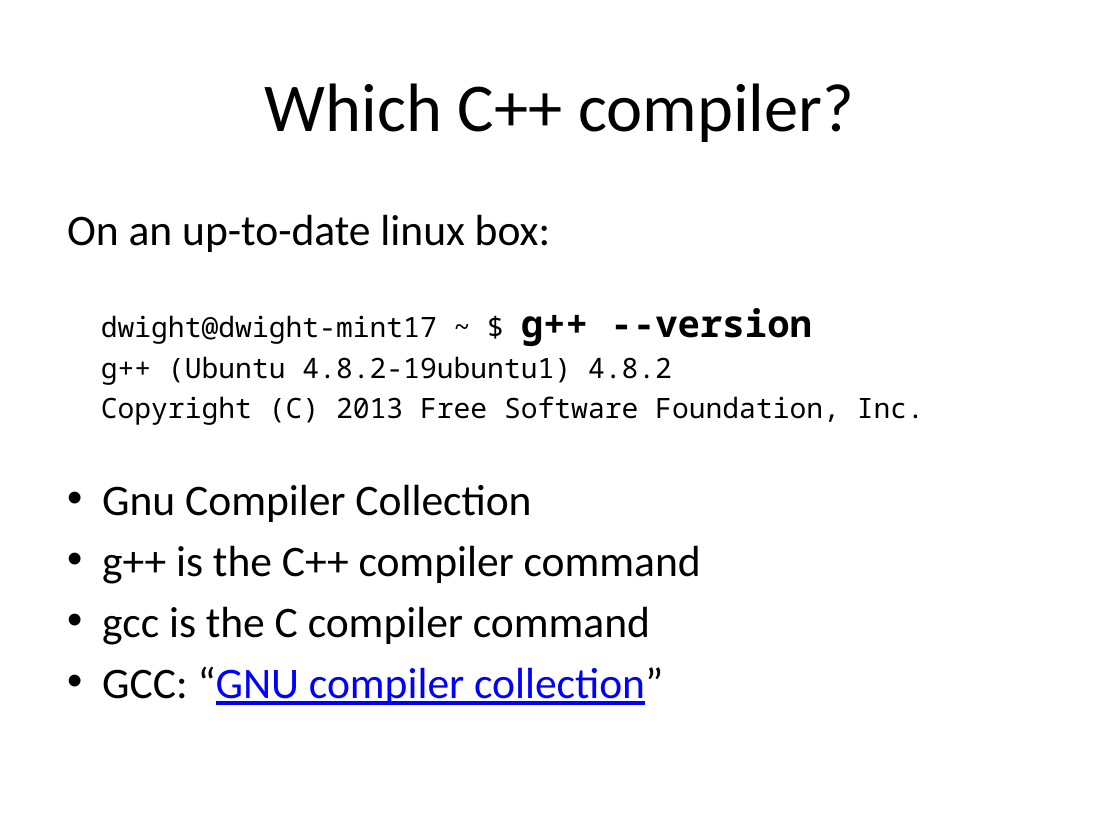
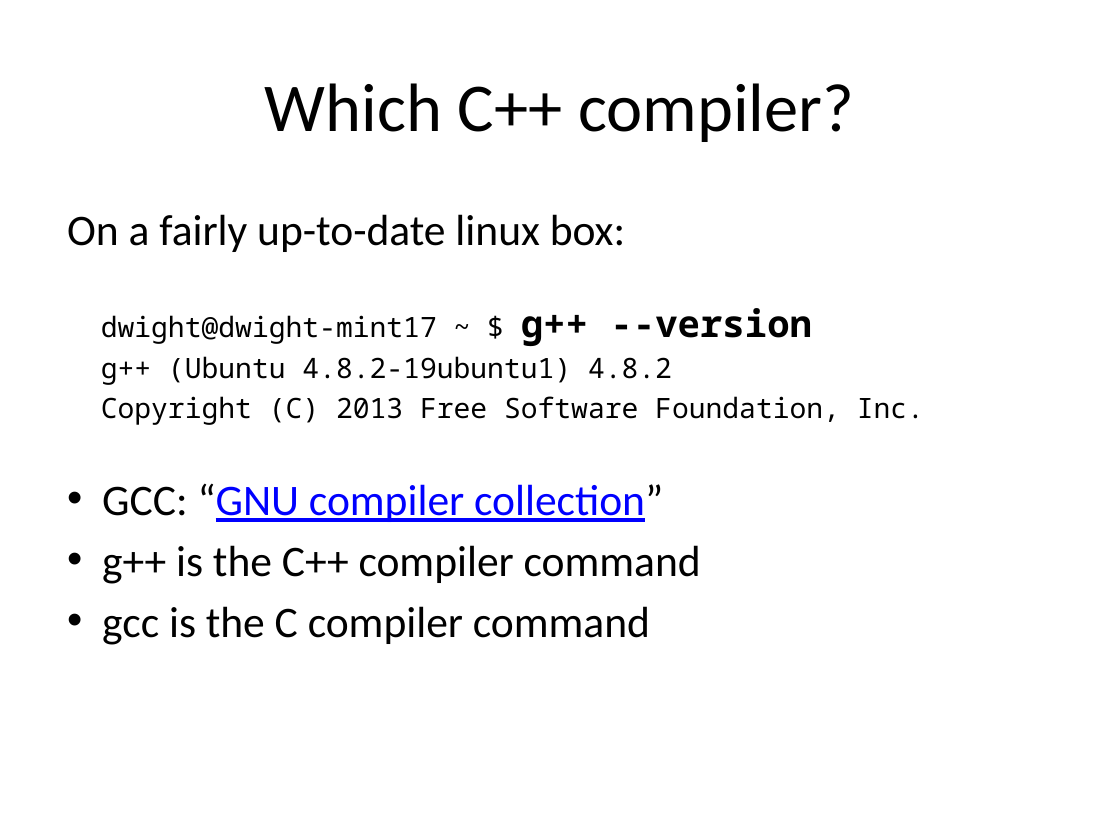
Before and after one commit to fellmad/FunWithCpp11, a slide deck: slide 36 of doc/Fun_with_C++11.pptx (slide 35 before the commit). Drawn at 1120x840 pixels with LibreOffice and Linux fonts; fonts in the diff are those of the drawing. Boxes give left, top, right and bottom in pixels: in the first picture for what was removed or moved away, otherwise in the second. Text is boxed around its words. In the diff, an @@ line names an element or a change of style, - is before the commit and + after.

```diff
--- a/doc/Fun_with_C++11.pptx
+++ b/doc/Fun_with_C++11.pptx
@@ text at bbox=[67, 214, 625, 252]: text changed @@
-On an up-to-date linux box:
+On a fairly up-to-date linux box:
@@ text at bbox=[102, 483, 663, 522]: text changed; text colour #000000 to #0000FF @@
-• Gnu Compiler Collection
+• GCC: “GNU compiler collection”
@@ text at bbox=[102, 666, 663, 705]: paragraph removed @@
-• GCC: “GNU compiler collection”
```
Also in this commit, not shown: 10 other slides changed, 5 slides added, 3 slides removed, 1 other file.
